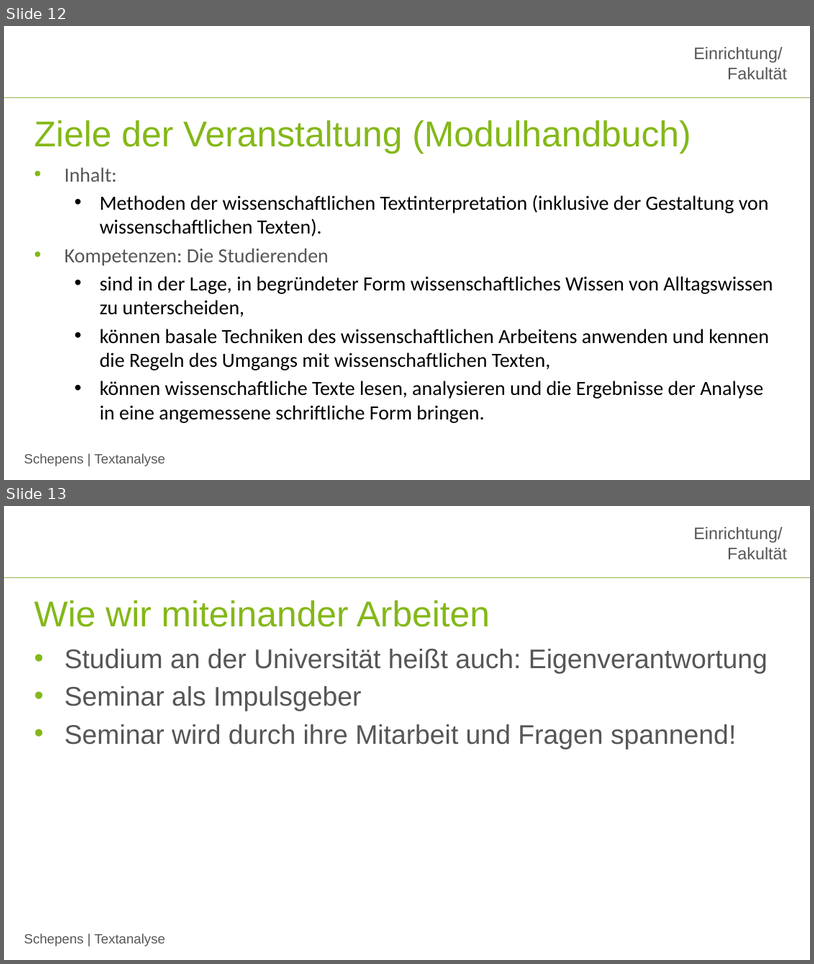
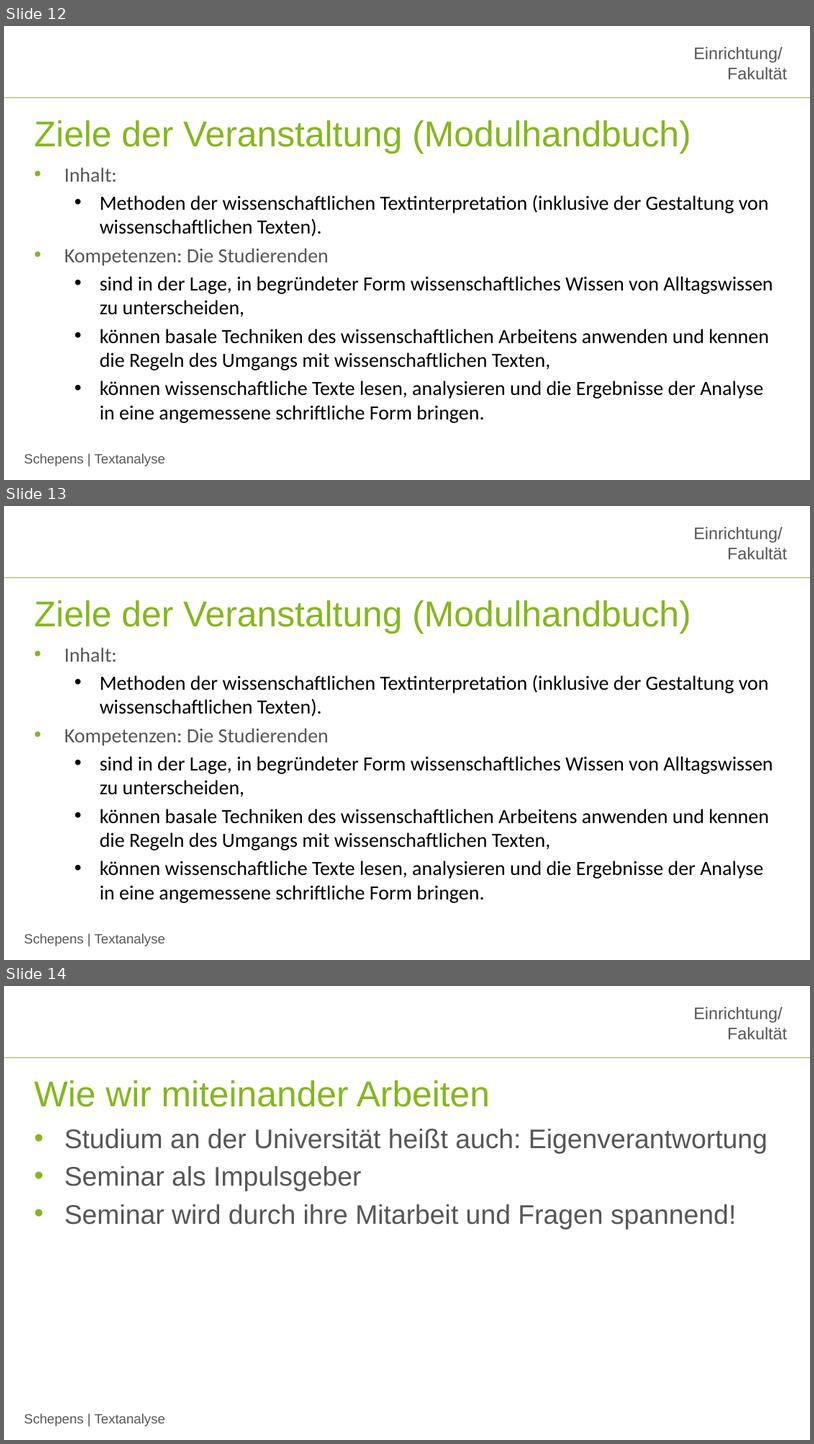
Before and after one commit to jobschepens/Textanalyse, a slide deck: folien/week1.pptx. Shown one above the other, each under a label of ours: slides 12 and 13 before the commit, slides 12, 13 and 14 after it. The pictures are 814x964 and 814x1444 pixels, drawn with LibreOffice and Linux fonts; fonts in the diff are those of the drawing; background and template pictures are left out. Boxes give left, top, right and bottom in pixels: in the first picture for what was removed or moved away, otherwise in the second. Text is boxed around its words. In the diff, an @@ line names an element or a change of style, - is before the commit and + after.

```diff
--- a/folien/week1.pptx
+++ b/folien/week1.pptx
@@ slide 13 added at (4, 506, 810, 960), background #FFFFFF; not listed: 3 template elements that a slide beside it also shows @@
@@ title added at (34, 600, 691, 633), 32 pt, text #84B818 @@
+Ziele der Veranstaltung (Modulhandbuch)
@@ text added at (64, 647, 773, 903), 18 pt, text #000000 @@
+• Inhalt:
+  • Methoden der wissenschaftlichen Textinterpretation (inklusive der Gestaltung von wissenschaftlichen Texten).
+• Kompetenzen: Die Studierenden
+  • sind in der Lage, in begründeter Form wissenschaftliches Wissen von Alltagswissen zu unterscheiden,
+  • können basale Techniken des wissenschaftlichen Arbeitens anwenden und kennen die Regeln des Umgangs mit wissenschaftlichen Texten,
+  • können wissenschaftliche Texte lesen, analysieren und die Ergebnisse der Analyse in eine angemessene schriftliche Form bringen.
@@ what was slide 13 is now slide 14 @@
```
Also in this commit, not shown: 1 slide changed.
